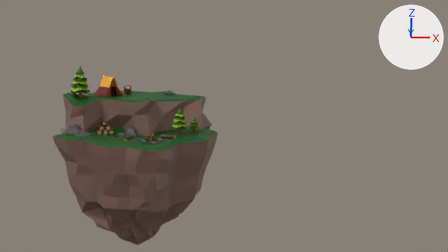
One commit to the Blender file TeamProject/BlenderFiles/island3.blend: the scene before it, then after it.
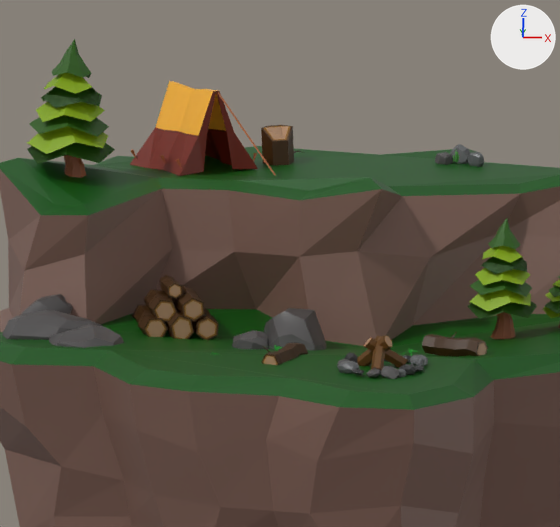
Each version appears first from the file's camera 'Camera', and next in a close-up on the part from 14% to 43% of the width and 22% to 71% of the height. Every picture has the same lights, and +X, +Y and +Z are marked at upper right.

Objects in the first close-up: 'Cylinder.017', 'Cylinder.018', 'Cylinder.019', 'Island', 'Log1.002', 'Log2', 'LogPile', 'Pinetree.003', 'Rock1.001', 'Rock1.002', 'Rock1.003', 'Rock2', 'Rock2.001', 'Rock3.001', 'tent'.
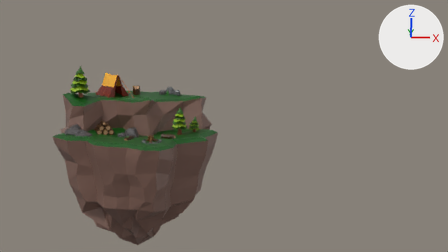
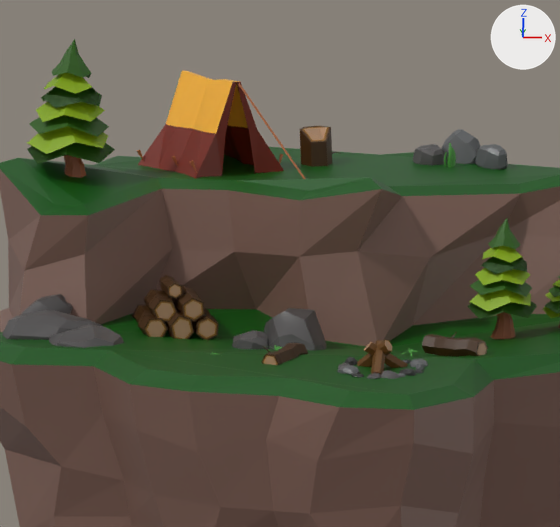
ob_grass_1 is not drawn itself; it is the parent of ob_grass, ob_grass_001, ob_grass_002, ob_grass_004, ob_grass_005.
ob_fireplace is not drawn itself; it is the parent of ob_cube, ob_cube_001, ob_cube_002, ob_cube_003, ob_cube_004, ob_cube_005, ob_cube_006, ob_cube_007.

The change, as a list of edits to the scene's bpy script:
```text
Change ob_tent:
    ob_tent.location: (-2.91, 1.02, 2.55) -> (-2.72, 1.02, 2.6)
    ob_tent.scale: (0.486, 0.486, 0.486) -> (0.564, 0.564, 0.564)
Change ob_log2:
    ob_log2.location: (-1.98, 1.44, 2.18) -> (-1.52, 1.44, 2.18)
Change ob_rock2_001:
    ob_rock2_001.location: (0.37, 1.75, 2.14) -> (0.56, 1.72, 2.15)
    ob_rock2_001.scale: (0.286, 0.172, 0.25) -> (0.552, 0.332, 0.482)
Change ob_rock1_001:
    ob_rock1_001.location: (0.17, 1.9, 2.14) -> (0.17, 2.02, 2.15)
    ob_rock1_001.scale: (0.395, 0.238, 0.345) -> (0.764, 0.459, 0.667)
Change ob_rock1_002:
    ob_rock1_002.location: (-0.02, 1.78, 2.13) -> (-0.19, 1.79, 2.12)
    ob_rock1_002.scale: (0.248, 0.248, 0.248) -> (0.478, 0.478, 0.478)
Change ob_grass_1:
    ob_grass_1.location: (0.139, 1.662, 2.121) -> (0.0768, 1.558, 2.07)
    ob_grass_1.scale: (0.0167, 0.0167, 0.0167) -> (0.0324, 0.0324, 0.0324)
Change ob_fireplace:
    ob_fireplace.location: (-0.267, -3.41, 0.475) -> (-0.267, -3.41, 0.431)
```

Boxes (x1, y1, x2, y2) around the edits, measured in the close-ups (560 x 527 px):
'tent', moved, rescaled (14% wider, 12% taller)
    before: (130, 81, 258, 176)
    after: (138, 71, 284, 178)
'Log2', moved
    before: (261, 125, 303, 165)
    after: (300, 126, 341, 167)
'Rock1.001', moved, rescaled
    before: (450, 144, 470, 164)
    after: (441, 129, 481, 164)
'Rock2.001', moved, rescaled
    before: (468, 152, 484, 167)
    after: (476, 144, 508, 170)
'Rock1.002', moved, rescaled
    before: (435, 152, 453, 165)
    after: (413, 144, 447, 166)
'Cylinder.001', moved
    before: (364, 338, 408, 367)
    after: (364, 342, 408, 368)
'stick', moved, rescaled (15% wider, 15% taller)
    before: (218, 92, 276, 175)
    after: (239, 83, 306, 179)
'Cylinder', moved
    before: (357, 336, 392, 366)
    after: (357, 340, 392, 367)
'Cylinder.002', moved
    before: (371, 336, 385, 370)
    after: (371, 340, 385, 375)
'Cube.008', moved
    before: (337, 361, 359, 374)
    after: (337, 365, 359, 375)
'Cube.002', moved
    before: (380, 366, 399, 379)
    after: (380, 370, 399, 379)
'Cube.007', moved
    before: (410, 354, 428, 366)
    after: (410, 359, 428, 367)
'Cube', moved
    before: (399, 364, 416, 375)
    after: (399, 368, 416, 376)
'Cube.011', moved
    before: (367, 368, 381, 377)
    after: (367, 373, 381, 379)
'Cube.009', moved
    before: (345, 352, 357, 363)
    after: (345, 357, 358, 365)
'grass', moved, rescaled
    before: (455, 150, 457, 162)
    after: (448, 143, 452, 168)
'Cube.010', moved
    before: (352, 369, 364, 375)
    after: (352, 373, 364, 377)
'Cube.005', moved
    before: (416, 359, 424, 367)
    after: (416, 363, 424, 370)
'grass.001', moved, rescaled
    before: (457, 152, 459, 162)
    after: (452, 147, 456, 167)
'Cube.001', moved
    before: (337, 359, 350, 365)
    after: (337, 363, 350, 369)
'Cube.006', moved
    before: (398, 369, 406, 377)
    after: (398, 373, 406, 377)
'Cube.012', moved
    before: (415, 366, 424, 371)
    after: (415, 370, 423, 373)
'peg.002', moved, rescaled
    before: (176, 159, 182, 169)
    after: (190, 160, 197, 173)
'Cube.004', moved
    before: (402, 355, 411, 363)
    after: (402, 360, 411, 364)
'peg', moved, rescaled (20% wider, 10% taller)
    before: (253, 153, 257, 162)
    after: (279, 154, 284, 164)
'peg.001', moved, rescaled (14% wider, 22% taller)
    before: (160, 155, 166, 163)
    after: (171, 156, 178, 166)
'peg.003', moved, rescaled
    before: (131, 149, 137, 160)
    after: (137, 150, 144, 161)
